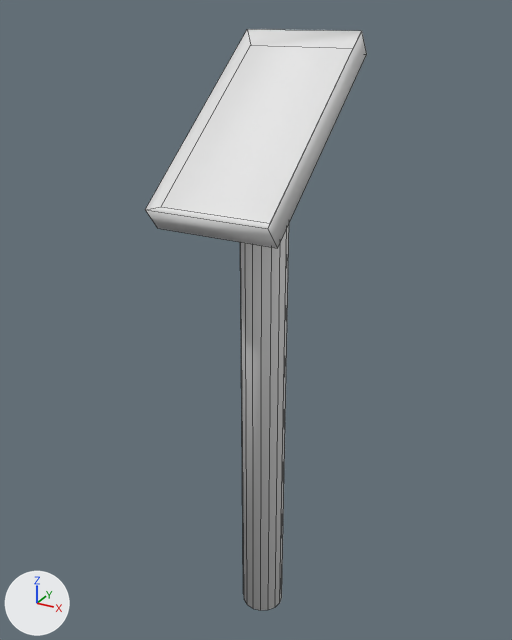
What one commit did to the FBX model Assets/Models/Stand3.fbx.
Both versions are drawn from a 50 mm lens placed at (0.491, -0.919, 1.036), pointed at (-0.02, 0.011, 0.571). Every picture has the same lights, and +X, +Y and +Z are marked at lower left. Mesh edges are drawn as thin lines. Where no turn or scale is listed for an object, it has been applied to the vertices.

Names of what the first picture shows: 'Stand3'.
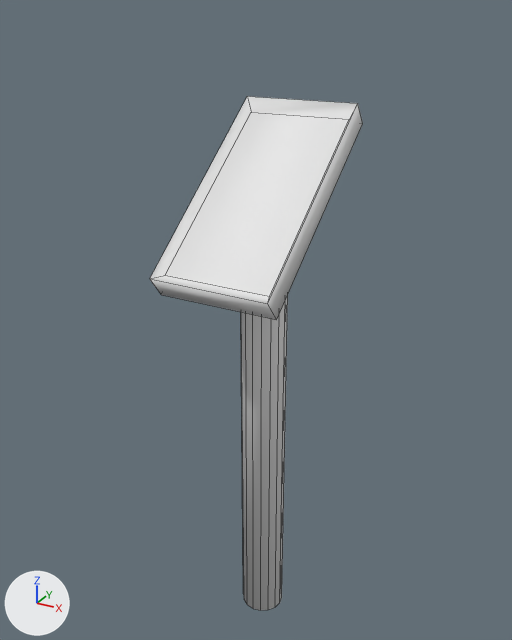
Boxes (x1, y1, x2, y2) around the edits, measured in the pictures (512 x 640 px; the box of a moved part takes in the faces that stretch with it):
'Stand3', reshaped (12% shorter)
    before: (145, 29, 367, 610)
    after: (150, 96, 363, 610)
part 1 of me_stand3, moved or reshaped
    before: (145, 29, 367, 248)
    after: (150, 96, 363, 320)
part 2 of me_stand3, moved or reshaped
    before: (240, 225, 289, 610)
    after: (241, 295, 288, 610)

What changed in the scene script:
```text
Change me_stand3:
    where me_stand3.from_pydata(...)  # 44 vertices, 27 faces; spans x -0.094..0.094, y -0.166..0.142, z 0.0..1.007
    used by ob_stand3; location = (0.0, 0.0, 0.0)
    me_stand3 part 1: the loose piece of 12 vertices spanning x -0.094..0.094, y -0.166..0.142, z 0.754..1.007 is moved by (0.0, 0.0, -0.1)
    me_stand3 part 2: all 16 vertices in x -0.037..0.037, y -0.037..0.037, z 0.82..0.909 are moved by (0.0, 0.0, -0.1)
```
